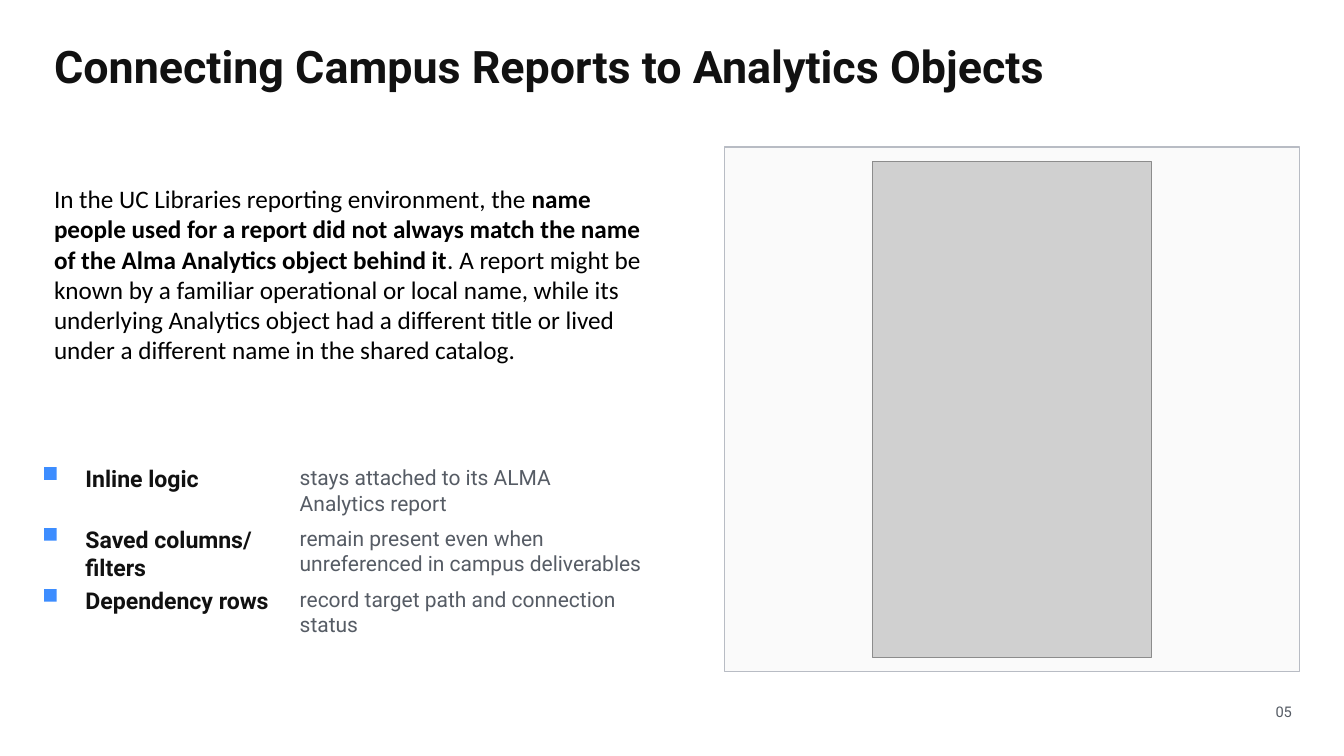
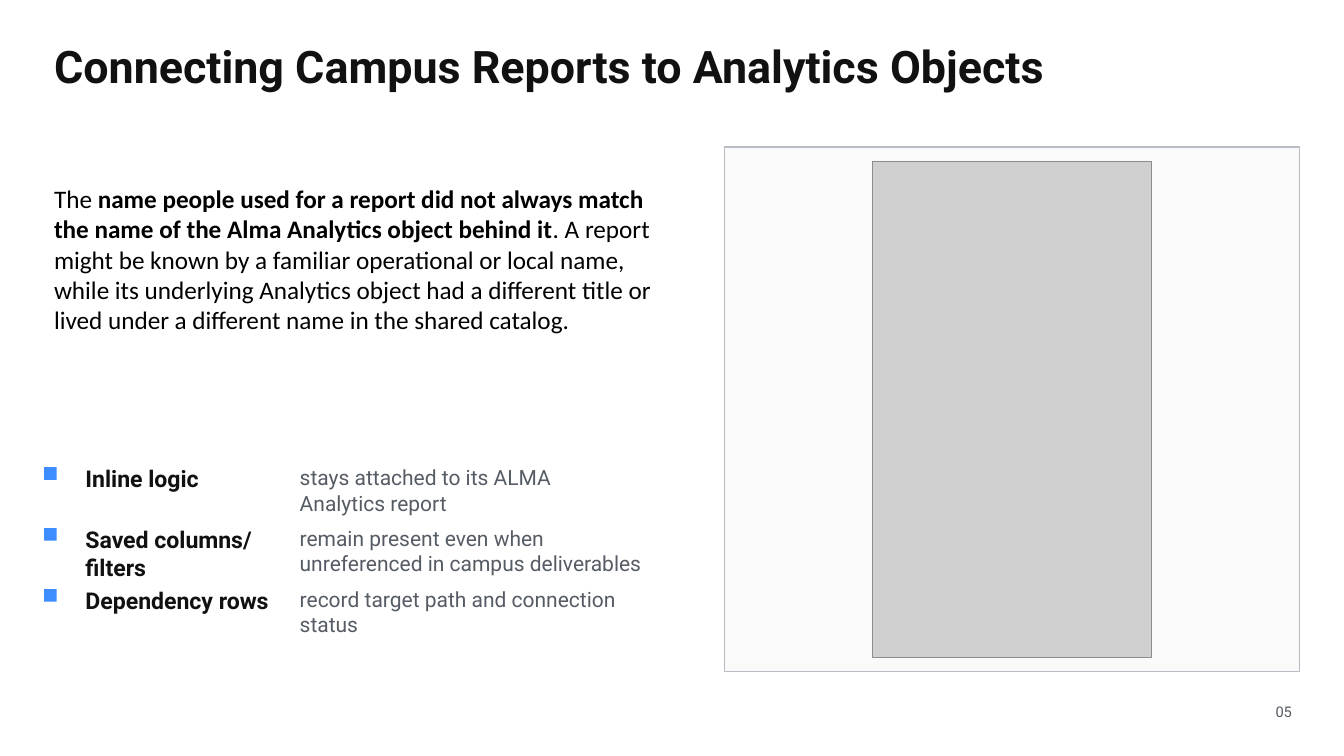
Before and after one commit to kristenchua-commits/alma-analytics-catalog-file-parser-project, a slide deck: slide 15 of documentation/presentations/parsey-and-pipelines---alma-analytics-catalog-file-parser-overview.pptx (slide 10 before the commit). Drawn at 1344x756 pixels with LibreOffice and Linux fonts; fonts in the diff are those of the drawing; grey boxes stand for pictures. Boxes give left, top, right and bottom in pixels: in the first picture for what was removed or moved away, otherwise in the second. Text is boxed around its words. In the diff, an @@ line names an element or a change of style, - is before the commit and + after.

```diff
--- a/documentation/presentations/parsey-and-pipelines---alma-analytics-catalog-file-parser-overview.pptx
+++ b/documentation/presentations/parsey-and-pipelines---alma-analytics-catalog-file-parser-overview.pptx
@@ text at [54,190,651,334]: text changed @@
-In the UC Libraries reporting environment, the name people used for a report did not always match the name of the Alma Analytics object behind it. A report might be known by a familiar operational or local name, while its underlying Analytics object had a different title or lived under a different name in the shared catalog.
+The name people used for a report did not always match the name of the Alma Analytics object behind it. A report might be known by a familiar operational or local name, while its underlying Analytics object had a different title or lived under a different name in the shared catalog.
```
Also in this commit, not shown: 9 other slides changed, 3 slides added, 1 other file.
